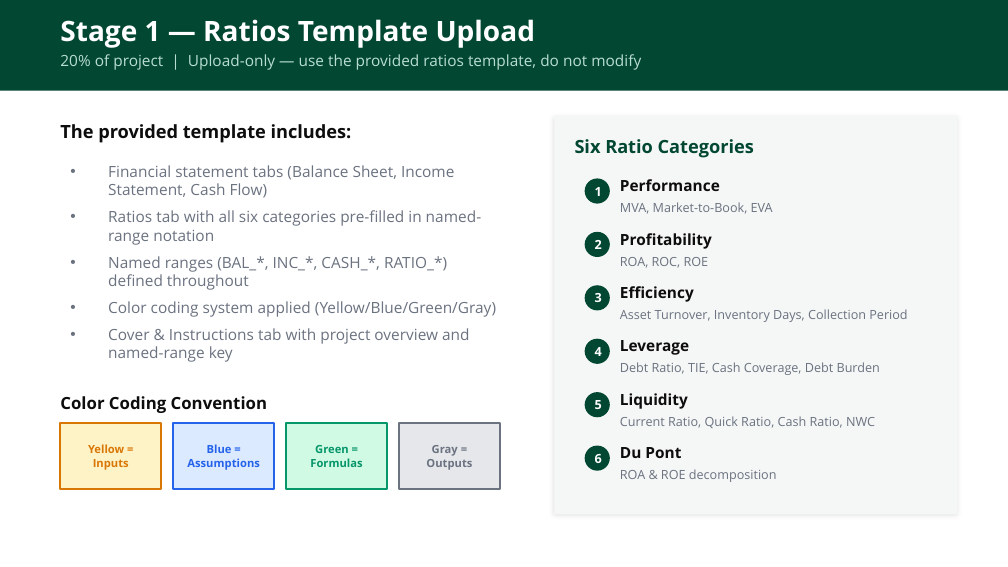
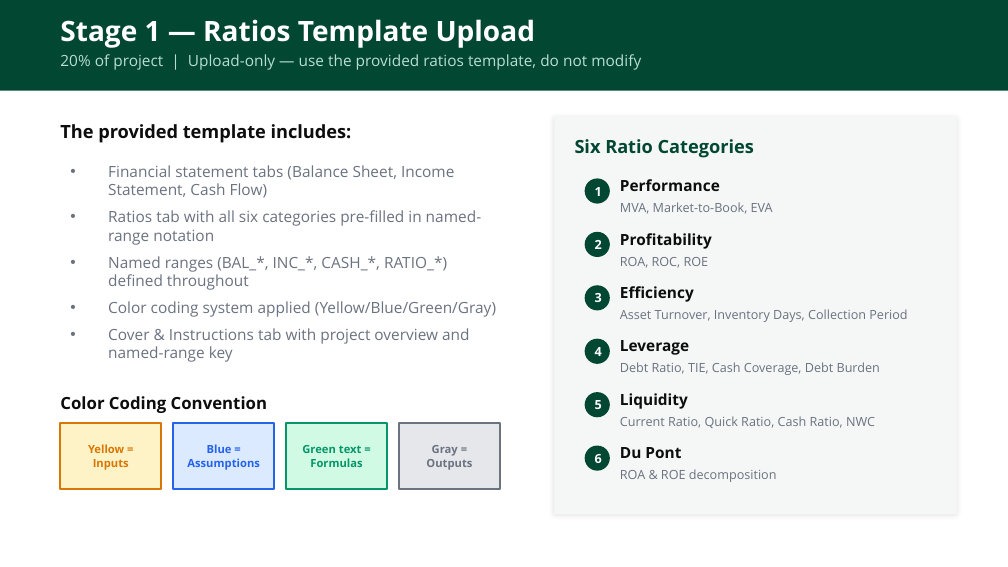
Before and after one commit to adamwstauffer/shidler, a slide deck: slide 14 of courses/BUS-629-VEMBA-International-Corporate-Finance/BUS629_AI_Ratios_Project.pptx (slide 13 before the commit). Drawn at 1008x567 pixels with LibreOffice and Linux fonts; fonts in the diff are those of the drawing. Boxes give left, top, right and bottom in pixels: in the first picture for what was removed or moved away, otherwise in the second. Text is boxed around its words. In the diff, an @@ line names an element or a change of style, - is before the commit and + after.

```diff
--- a/courses/BUS-629-VEMBA-International-Corporate-Finance/BUS629_AI_Ratios_Project.pptx
+++ b/courses/BUS-629-VEMBA-International-Corporate-Finance/BUS629_AI_Ratios_Project.pptx
@@ text at (302,445,362,467): text changed @@
-Green = Formulas
+Green text = Formulas
```
Also in this commit, not shown: 6 other slides changed, 2 slides added.
